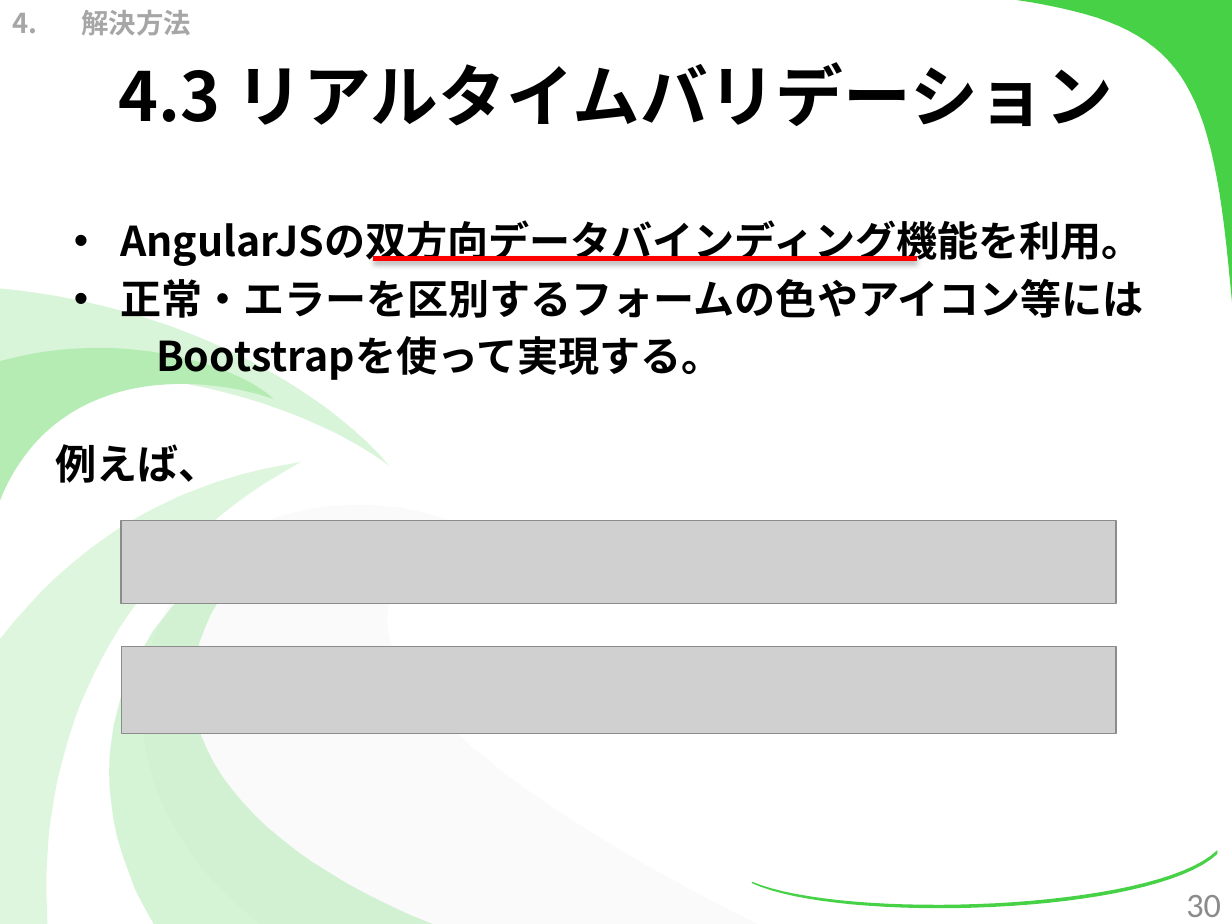
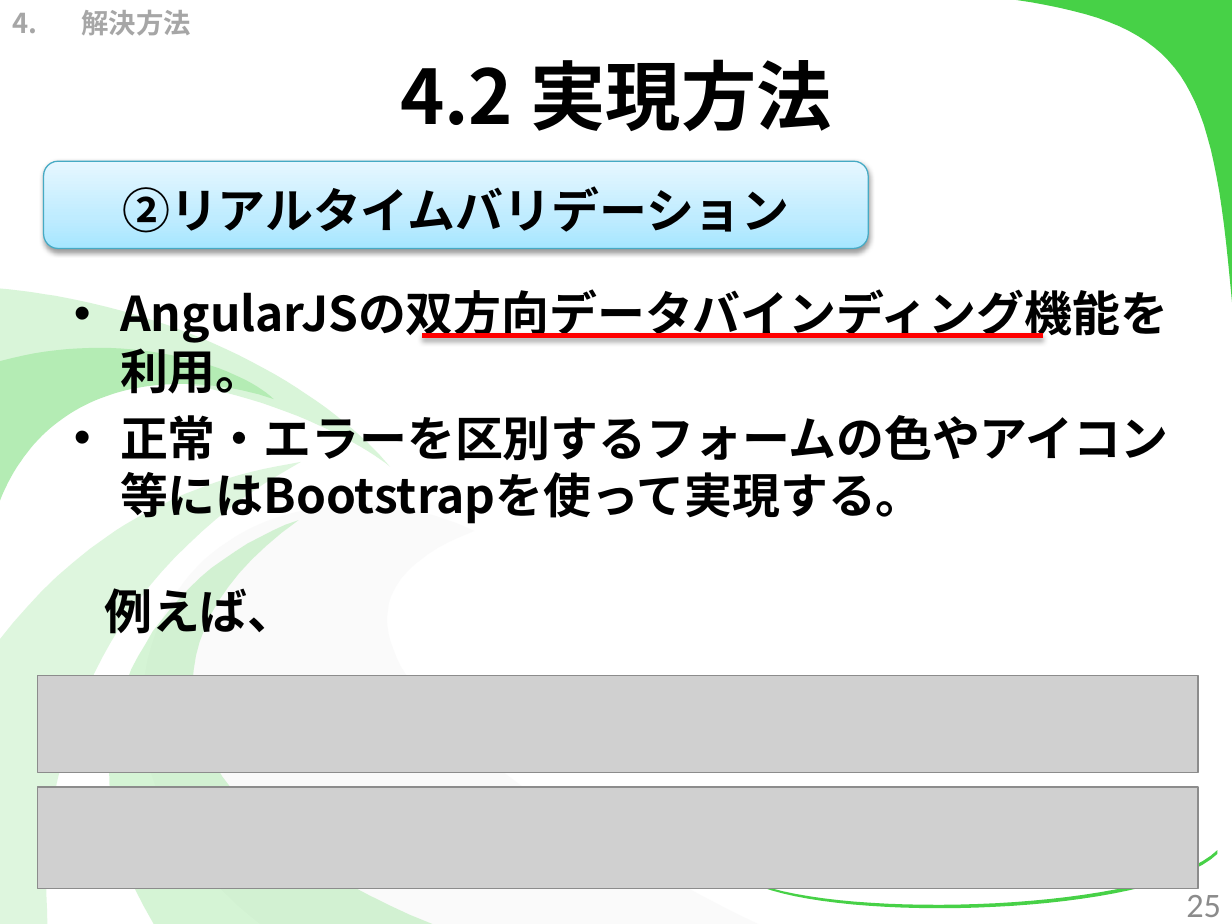
Before and after one commit to kotaro0717/Report-Management, a slide deck: slide 25 of PowerPoint/report_hokada.pptx (slide 30 before the commit). Drawn at 1232x924 pixels with LibreOffice and Linux fonts; fonts in the diff are those of the drawing; grey boxes stand for pictures. Boxes give left, top, right and bottom in pixels: in the first picture for what was removed or moved away, otherwise in the second. Text is boxed around its words. In the diff, an @@ line names an element or a change of style, - is before the commit and + after.

```diff
--- a/PowerPoint/report_hokada.pptx
+++ b/PowerPoint/report_hokada.pptx
@@ title at <box>400,59,832,131</box>: text changed; size 39.6 to 44 pt @@
-4.3 リアルタイムバリデーション
+4.2 実現方法
@@ rounded rectangle added at <box>43,161,867,249</box>, fill gradient #A7E6FF to #C1EDFF to #E7F8FF, outline #46AAC5 0.75 pt, 28 pt, text #000000, bold @@
+②リアルタイムバリデーション
@@ text "AngularJSの双方向データバインディング機能を利用。": place and size @@
-text "AngularJSの双方向データバインディング機能を利用。" at <box>120,220,1143,382</box>
+text "AngularJSの双方向データバインディング機能を利用。" at <box>120,340,1169,525</box>
@@ text at <box>120,340,264,394</box>: size 24 to 28 pt in "AngularJSの双方向データバインディング機能を利用。" @@
@@ line moved from (373, 259) - (917, 259) to (423, 336) - (1042, 336) @@
@@ text at <box>120,415,1169,525</box>: text changed; size 24 to 28 pt @@
-• 正常・エラーを区別するフォームの色やアイコン等には
-Bootstrapを使って実現する。
+• 正常・エラーを区別するフォームの色やアイコン等にはBootstrapを使って実現する。
@@ text "例えば、": place and size @@
-text "例えば、" at <box>56,444,220,483</box>
+text "例えば、" at <box>104,588,295,634</box>
@@ text "例えば、" at <box>104,588,295,634</box>: size 24 to 28 pt @@
@@ picture: place and size @@
-picture at <box>121,520,1116,602</box>
+picture at <box>37,675,1198,772</box>
@@ picture: place and size @@
-picture at <box>121,647,1116,734</box>
+picture at <box>37,787,1198,890</box>
@@ page number at <box>1186,895,1221,917</box>: text changed @@
-30
+25
```
Also in this commit, not shown: 41 other slides changed, 1 slide added, 3 slides removed, 2 other files.
